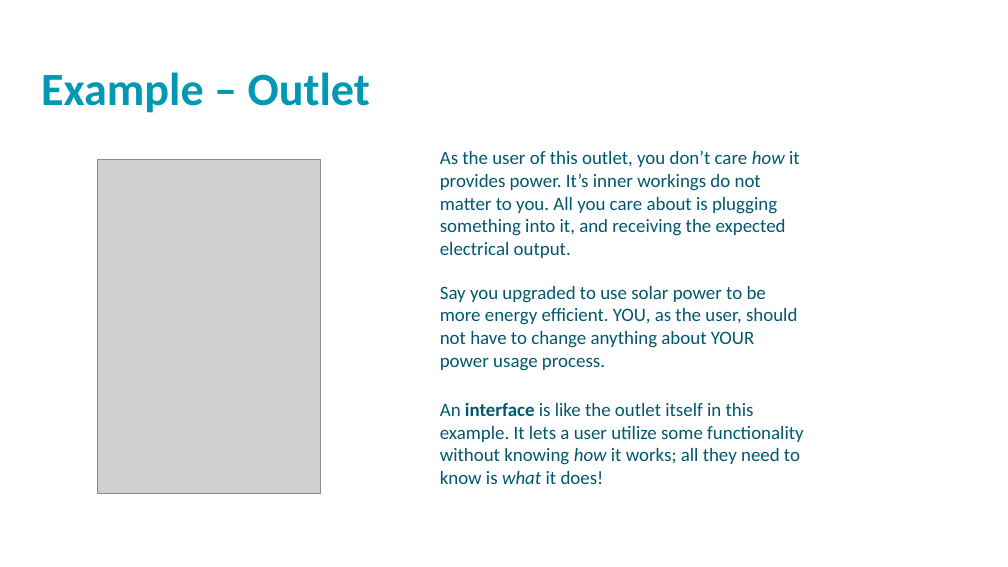
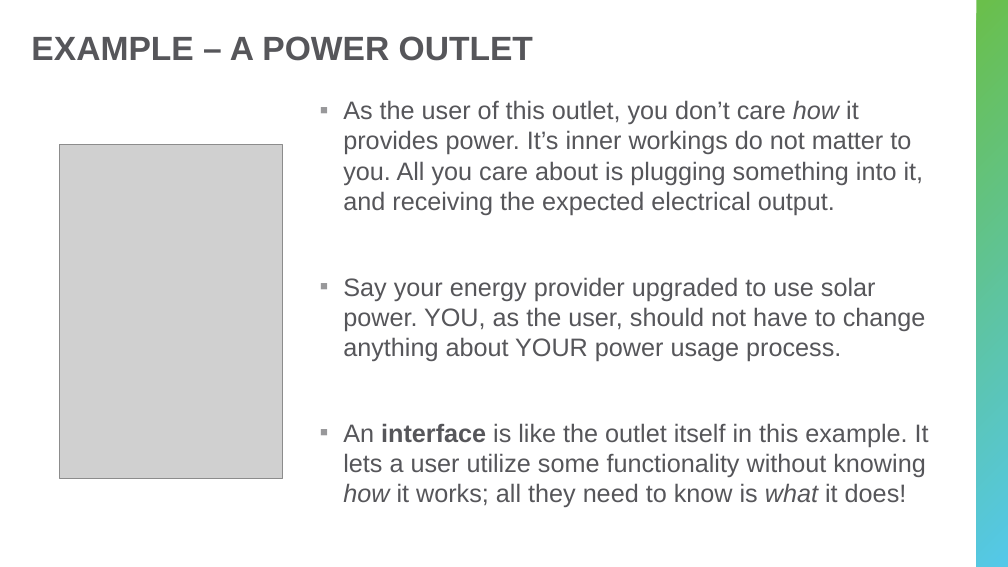
Before and after one commit to hytechclub/cs-102, a slide deck: slide 2 of Interfaces/Interfaces.pptx. Drawn at 1008x567 pixels with LibreOffice and Linux fonts; fonts in the diff are those of the drawing; grey boxes stand for pictures; background and template pictures are left out. Boxes give left, top, right and bottom in pixels: in the first picture for what was removed or moved away, otherwise in the second. Text is boxed around its words. In the diff, an @@ line names an element or a change of style, - is before the commit and + after.

Commit message:
update interfaces ppt

```diff
--- a/Interfaces/Interfaces.pptx
+++ b/Interfaces/Interfaces.pptx
@@ rectangle added at bbox=[977, 0, 1008, 567], fill gradient #6ABF4B to #54C8E8 @@
@@ title added at bbox=[31, 36, 533, 61], 32 pt, text #56565A, bold @@
+EXAMPLE – A POWER OUTLET
@@ text removed at bbox=[41, 72, 370, 113] @@
-Example – Outlet
@@ text added at bbox=[343, 100, 929, 507], 24 pt, text #56565A @@
+▪ As the user of this outlet, you don’t care how it provides power. It’s inner workings do not matter to you. All you care about is plugging something into it, and receiving the expected electrical output.
+▪ Say your energy provider upgraded to use solar power. YOU, as the user, should not have to change anything about YOUR power usage process.
+▪ An interface is like the outlet itself in this example. It lets a user utilize some functionality without knowing how it works; all they need to know is what it does!
@@ picture: place and size @@
-picture at bbox=[98, 160, 321, 494]
+picture at bbox=[60, 145, 283, 479]
@@ text removed at bbox=[440, 151, 800, 258] @@
-As the user of this outlet, you don’t care how it provides power. It’s inner workings do not matter to you. All you care about is plugging something into it, and receiving the expected electrical output.
@@ text removed at bbox=[440, 286, 797, 371] @@
-Say you upgraded to use solar power to be more energy efficient. YOU, as the user, should not have to change anything about YOUR power usage process.
@@ text removed at bbox=[440, 403, 804, 484] @@
-An interface is like the outlet itself in this example. It lets a user utilize some functionality without knowing how it works; all they need to know is what it does!
```
Also in this commit, not shown: 8 other slides changed, 1 slide added.
